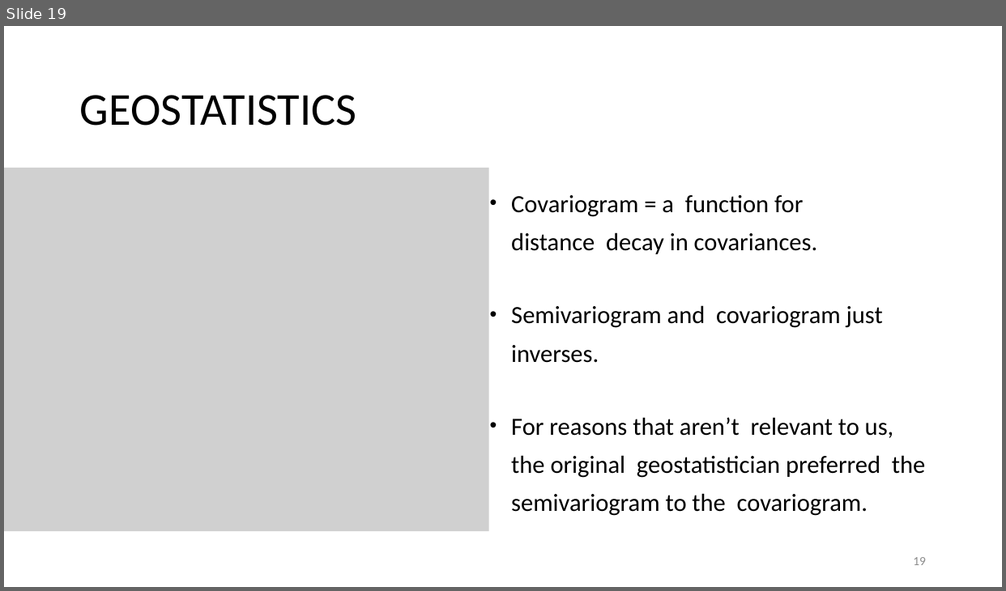
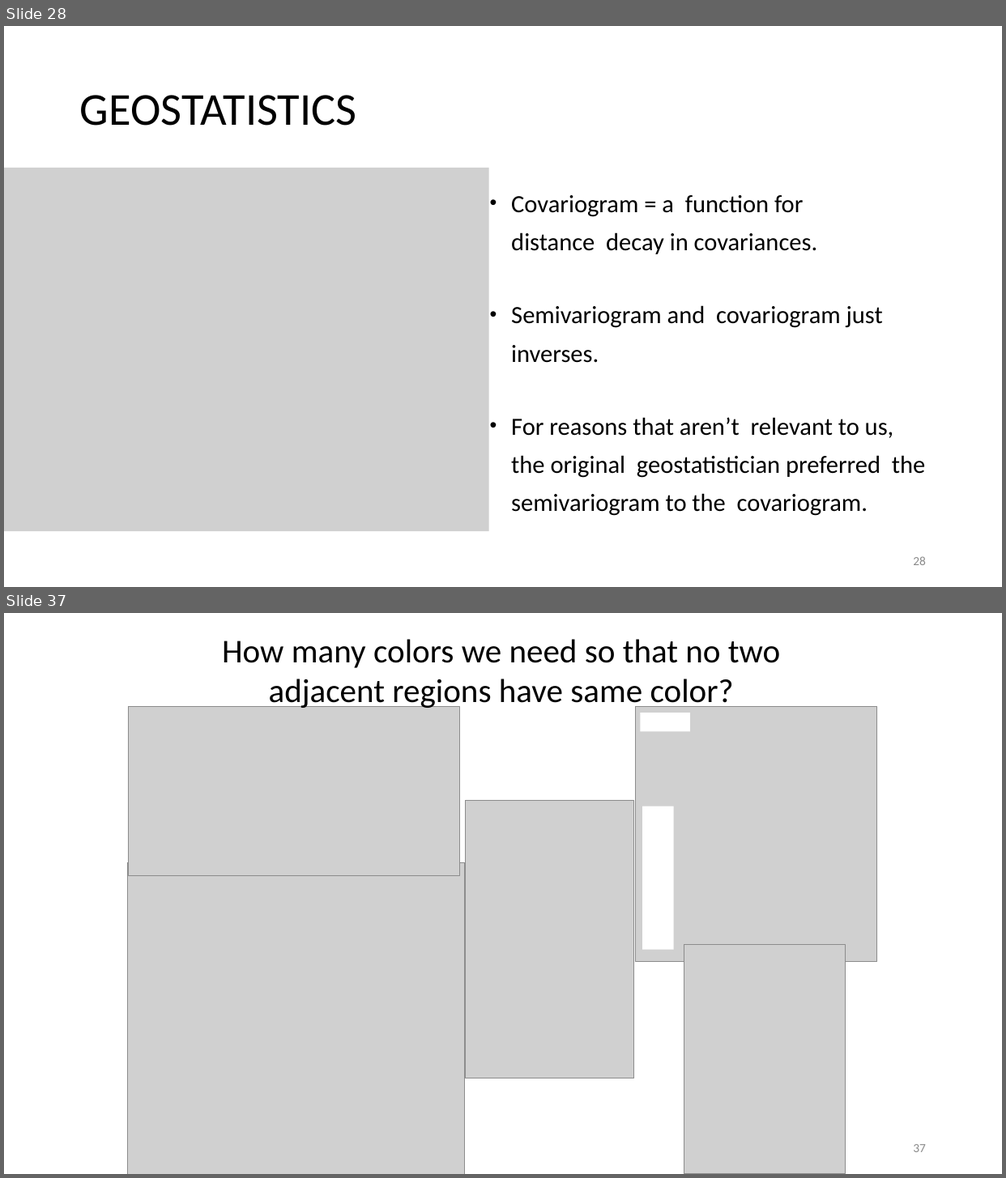
Before and after one commit to rcc-uchicago/SpatialStatistics_R, a slide deck: A QUICK INTRODUCTION TO SPATIAL STATISTICS.pptx. Shown one above the other, each under a label of ours: slide 19 before the commit, slides 28 and 37 after it; the slides between them are not shown. The pictures are 1006x591 and 1006x1178 pixels, drawn with LibreOffice and Linux fonts; fonts in the diff are those of the drawing; grey boxes stand for pictures. Boxes give left, top, right and bottom in pixels: in the first picture for what was removed or moved away, otherwise in the second. Text is boxed around its words. In the diff, an @@ line names an element or a change of style, - is before the commit and + after.

```diff
--- a/A QUICK INTRODUCTION TO SPATIAL STATISTICS.pptx
+++ b/A QUICK INTRODUCTION TO SPATIAL STATISTICS.pptx
@@ slide 37 added at bbox=[4, 613, 1002, 1174], background #FFFFFF @@
@@ text added at bbox=[222, 639, 780, 710], 32 pt, text #000000 @@
+How many colors we need so that no two adjacent regions have same color?
@@ picture added at bbox=[129, 707, 460, 876] @@
@@ picture added at bbox=[636, 707, 878, 962] @@
@@ rectangle added at bbox=[641, 713, 691, 731], fill #FFFFFF @@
@@ picture added at bbox=[466, 800, 634, 1079] @@
@@ rectangle added at bbox=[642, 806, 674, 950], fill #FFFFFF @@
@@ picture added at bbox=[127, 862, 464, 1174] @@
@@ picture added at bbox=[684, 944, 845, 1174] @@
@@ page number added at bbox=[913, 1144, 926, 1152], 12 pt, text #8C8C8C @@
+37
@@ what was slide 19 is now slide 28 @@
@@ page number at bbox=[913, 557, 926, 565]: text changed @@
-19
+28
```
Also in this commit, not shown: 5 slides changed, 16 other slides added, 5 other files.
